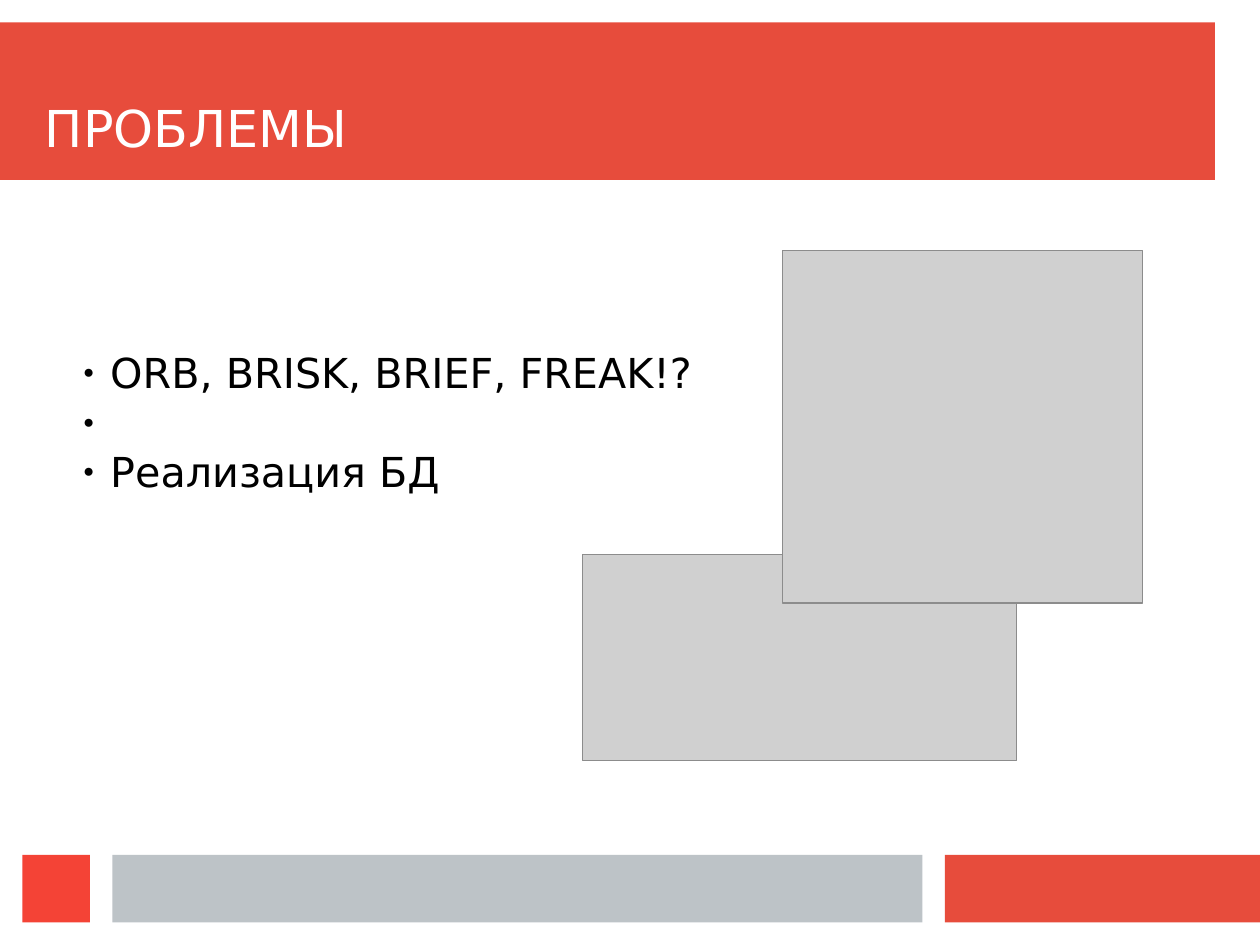
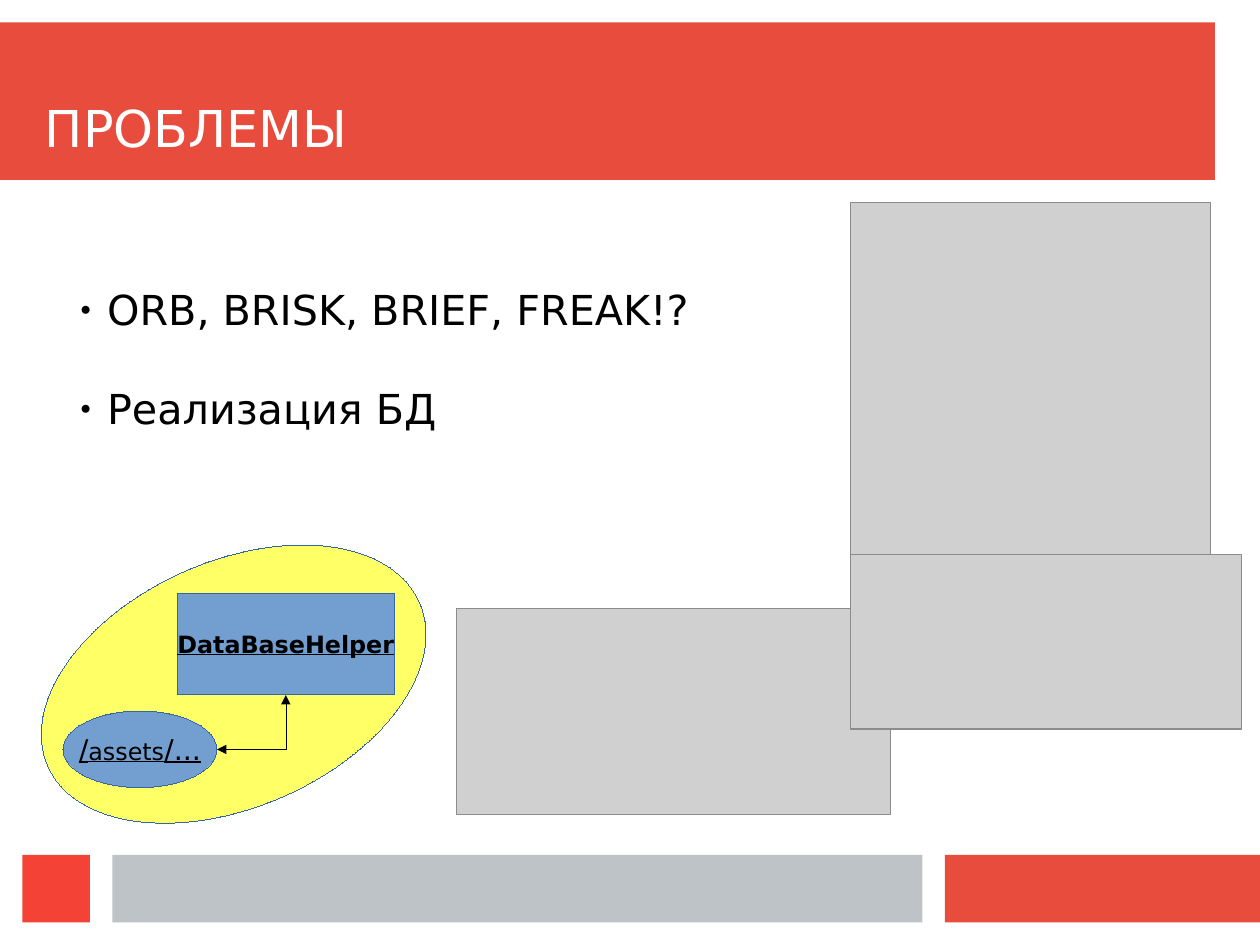
Before and after one commit to Chekist322/Android_OpenCV_TreeRecognition, a slide deck: slide 10 of SummerSchool.odp (slide 9 before the commit). Drawn at 1260x945 pixels with LibreOffice and Linux fonts; fonts in the diff are those of the drawing; grey boxes stand for pictures. Boxes give left, top, right and bottom in pixels: in the first picture for what was removed or moved away, otherwise in the second. Text is boxed around its words. In the diff, an @@ line names an element or a change of style, - is before the commit and + after.

```diff
--- a/SummerSchool.odp
+++ b/SummerSchool.odp
@@ picture: place and size @@
-picture at (783,250,1143,603)
+picture at (851,202,1211,555)
@@ text "ORB, BRISK, BRIEF, FREAK!?": place and size @@
-text "ORB, BRISK, BRIEF, FREAK!?" at (110,357,692,494)
+text "ORB, BRISK, BRIEF, FREAK!?" at (107,294,688,431)
@@ text "ORB, BRISK, BRIEF, FREAK!?" at (107,294,688,431): indent changed @@
@@ ellipse added at (0,490,469,878), fill #FFFF66, outline #3465A4 0 pt @@
@@ picture added at (851,555,1243,728) @@
@@ rectangle added at (177,593,394,695), fill #729FCF, outline #3465A4 0 pt, 15 pt, text #000000, bold, underline @@
+DataBaseHelper
@@ picture: place and size @@
-picture at (583,555,1018,760)
+picture at (456,609,891,815)
@@ ellipse added at (63,711,217,788), fill #729FCF, outline #3465A4 0 pt, 15 pt, text #000000, underline @@
+/assets/...
@@ elbow double arrow added from (286, 695) to (217, 750), #000000 0 pt @@
```
Also in this commit, not shown: 10 other slides changed, 1 slide added, 23 other files.
